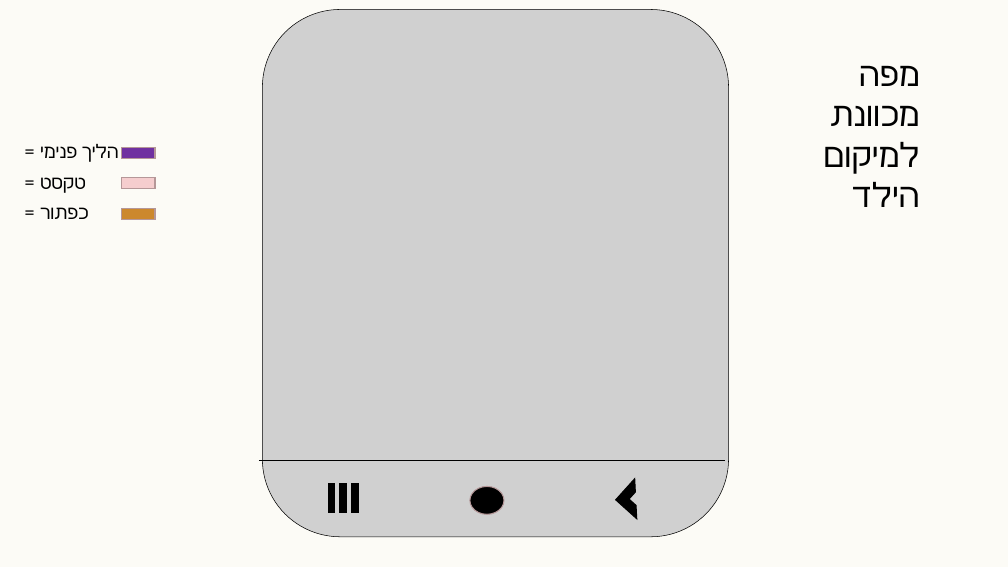
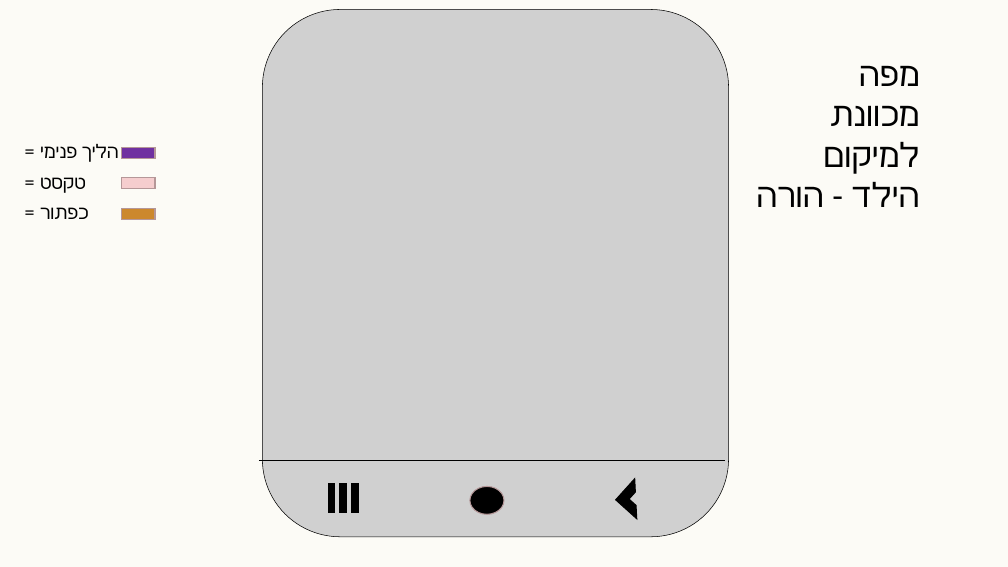
Before and after one commit to Baraglaaim/Baraglaaim-intro, a slide deck: slide 25 of Presantation.pptx (slide 20 before the commit). Drawn at 1008x567 pixels with LibreOffice and Linux fonts; fonts in the diff are those of the drawing; grey boxes stand for pictures. Boxes give left, top, right and bottom in pixels: in the first picture for what was removed or moved away, otherwise in the second. Text is boxed around its words. In the diff, an @@ line names an element or a change of style, - is before the commit and + after.

```diff
--- a/Presantation.pptx
+++ b/Presantation.pptx
@@ text at (823, 105, 920, 207): text changed @@
-מכוונת למיקום הילד
+מכוונת למיקום הילד - הורה
```
Also in this commit, not shown: 11 other slides changed, 15 slides added.
